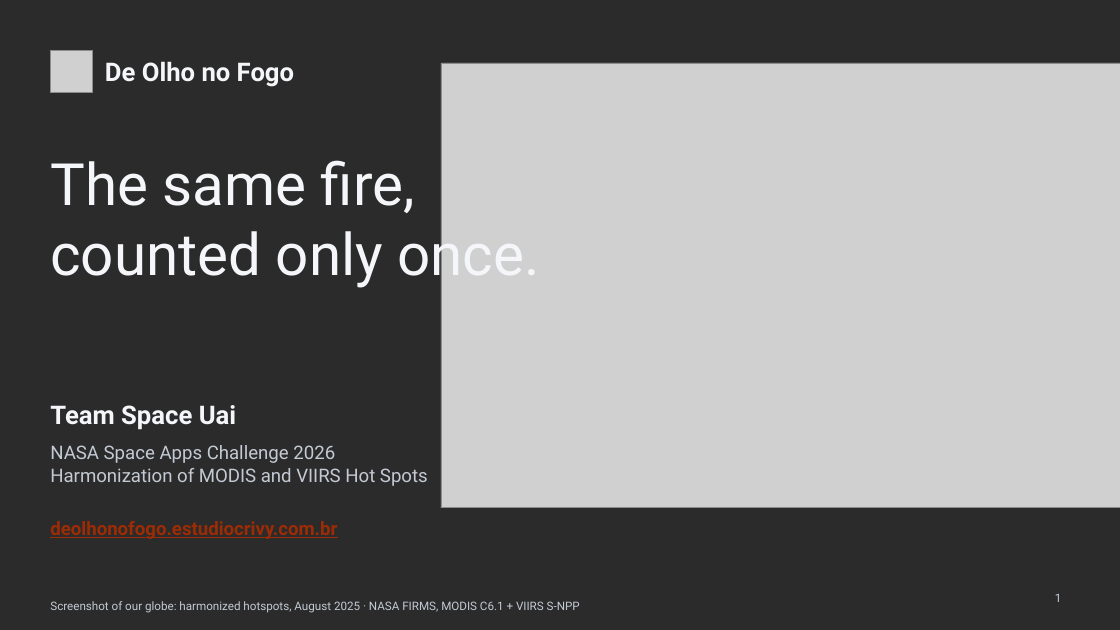
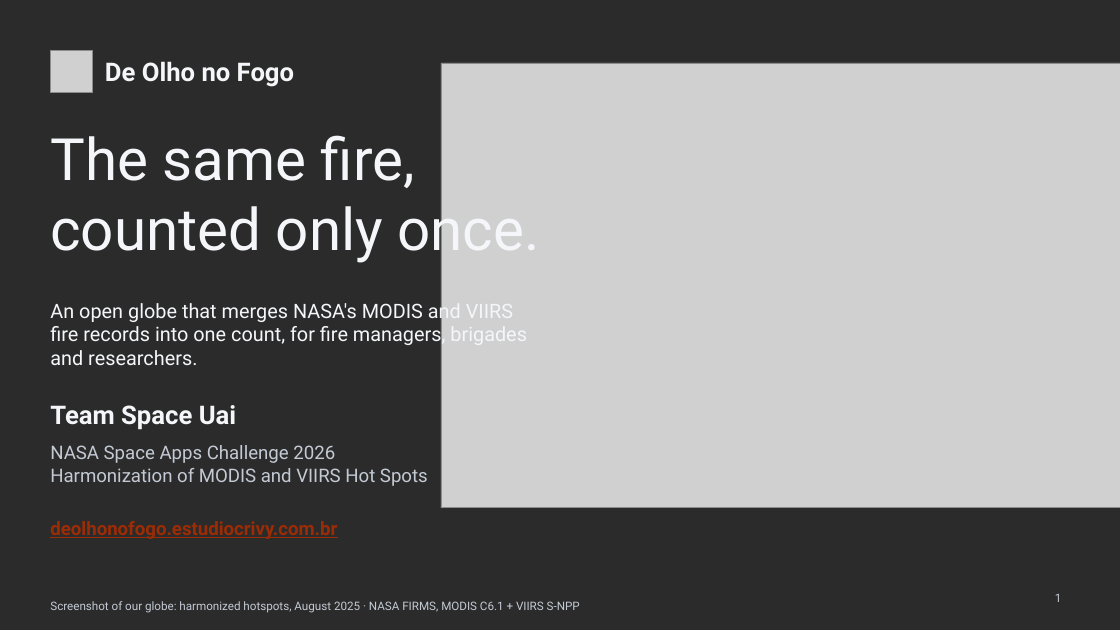
Before and after one commit to WednyFernandes/de-olho-no-fogo, a slide deck: slide 1 of public/apresentacao/de-olho-no-fogo-space-apps-2026.pptx. Drawn at 1120x630 pixels with LibreOffice and Linux fonts; fonts in the diff are those of the drawing; grey boxes stand for pictures; background and template pictures are left out; a plain dark background stands for a picture behind light text. Boxes give left, top, right and bottom in pixels: in the first picture for what was removed or moved away, otherwise in the second. Text is boxed around its words. In the diff, an @@ line names an element or a change of style, - is before the commit and + after.

```diff
--- a/public/apresentacao/de-olho-no-fogo-space-apps-2026.pptx
+++ b/public/apresentacao/de-olho-no-fogo-space-apps-2026.pptx
@@ text "The same fire, counted only ...": place and size @@
-text "The same fire, counted only ..." at <box>50,160,540,289</box>
+text "The same fire, counted only ..." at <box>50,135,540,264</box>
@@ text added at <box>50,299,527,365</box>, 17 pt, text #F4F6F9 @@
+An open globe that merges NASA's MODIS and VIIRS fire records into one count, for fire managers, brigades and researchers.
```
Also in this commit, not shown: 3 other files.
